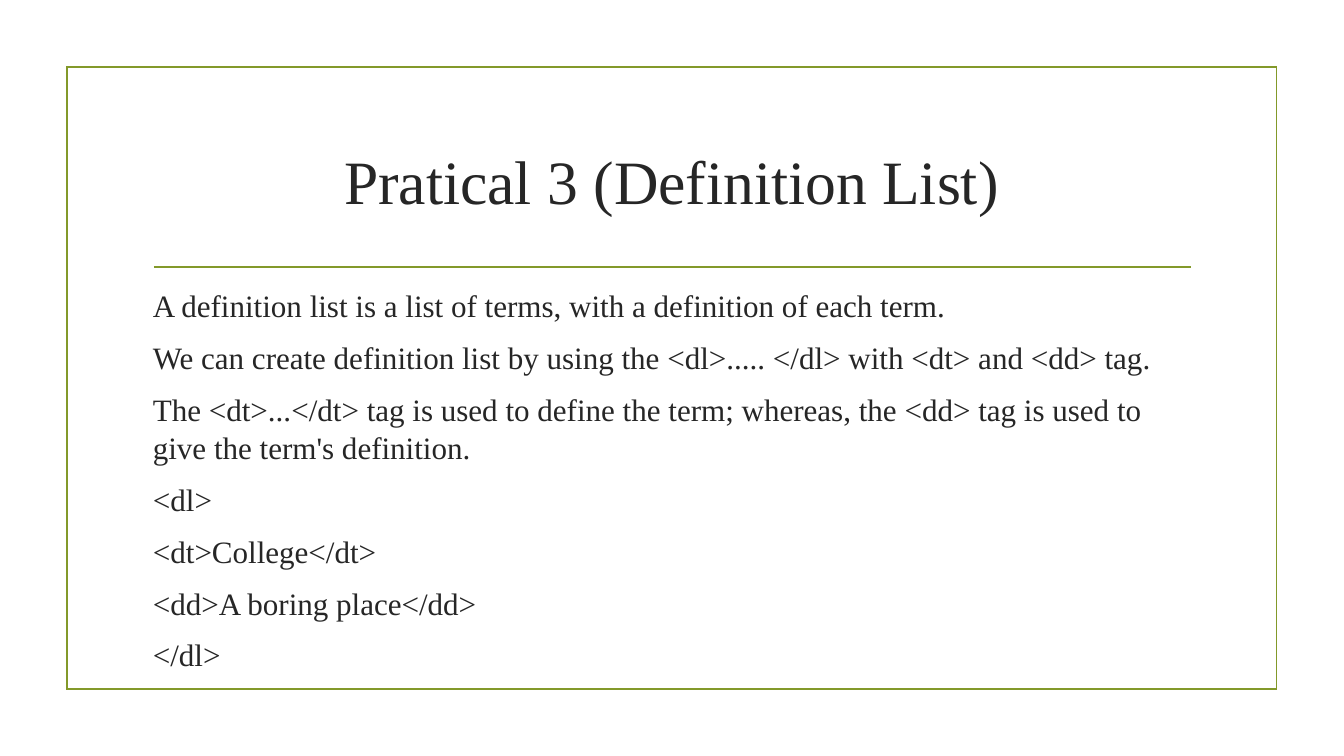
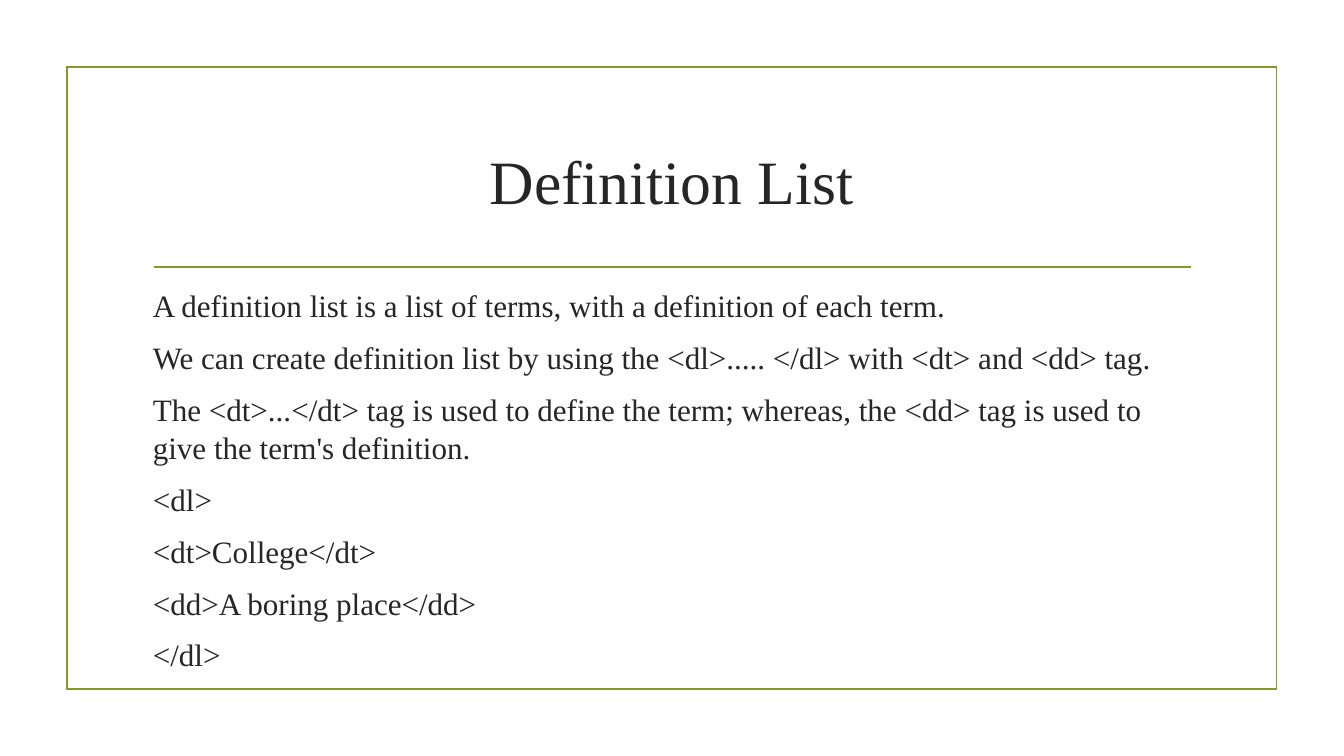
Before and after one commit to sagarshrestha81/FED, a slide deck: slide 23 of HTML.pptx (slide 21 before the commit). Drawn at 1344x756 pixels with LibreOffice and Linux fonts; fonts in the diff are those of the drawing; background and template pictures are left out. Boxes give left, top, right and bottom in pixels: in the first picture for what was removed or moved away, otherwise in the second. Text is boxed around its words. In the diff, an @@ line names an element or a change of style, - is before the commit and + after.

```diff
--- a/HTML.pptx
+++ b/HTML.pptx
@@ title at <box>490,160,854,205</box>: text changed @@
-Pratical 3 (Definition List)
+Definition List
```
Also in this commit, not shown: 19 other slides changed, 4 slides added, 5 slides removed, 4 other files.
